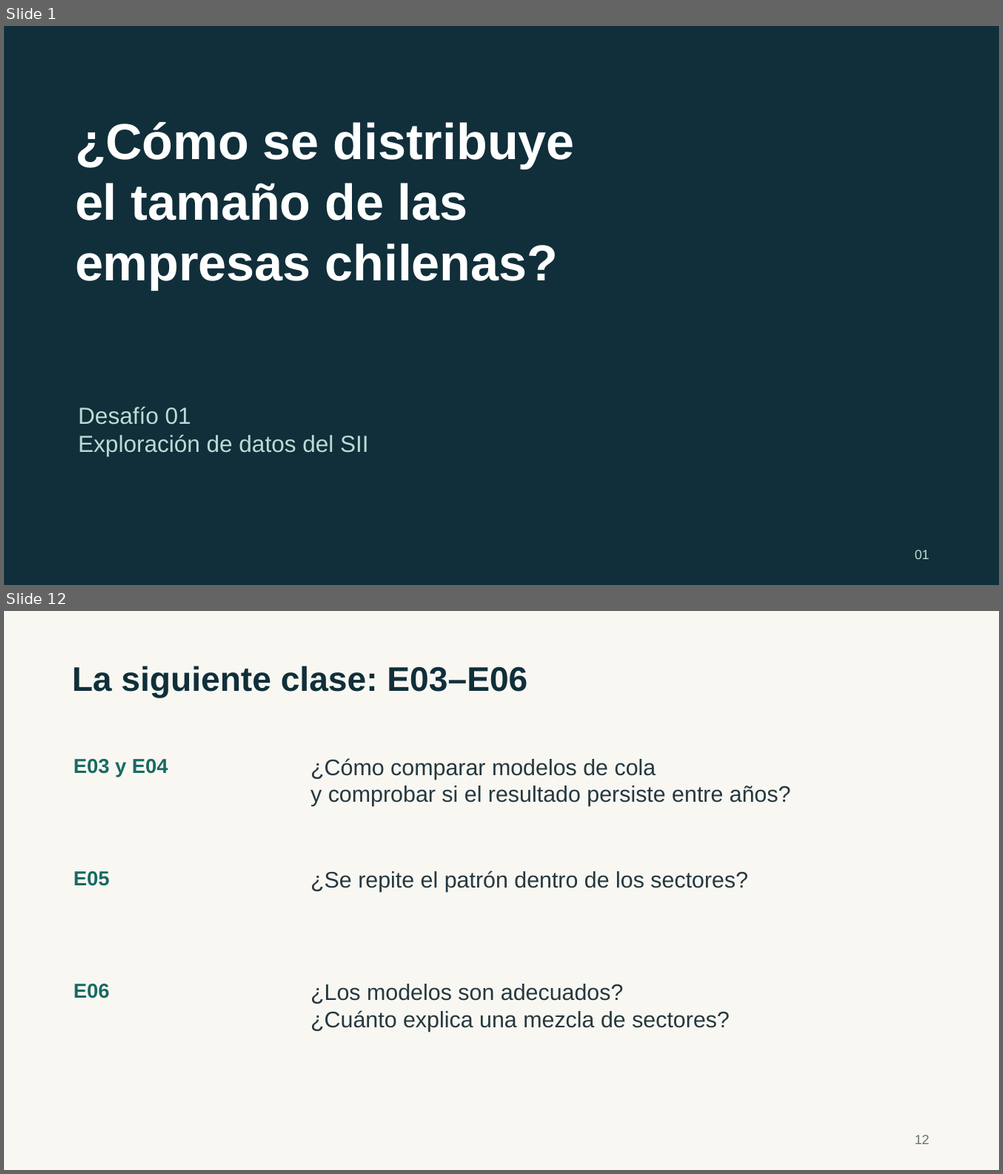
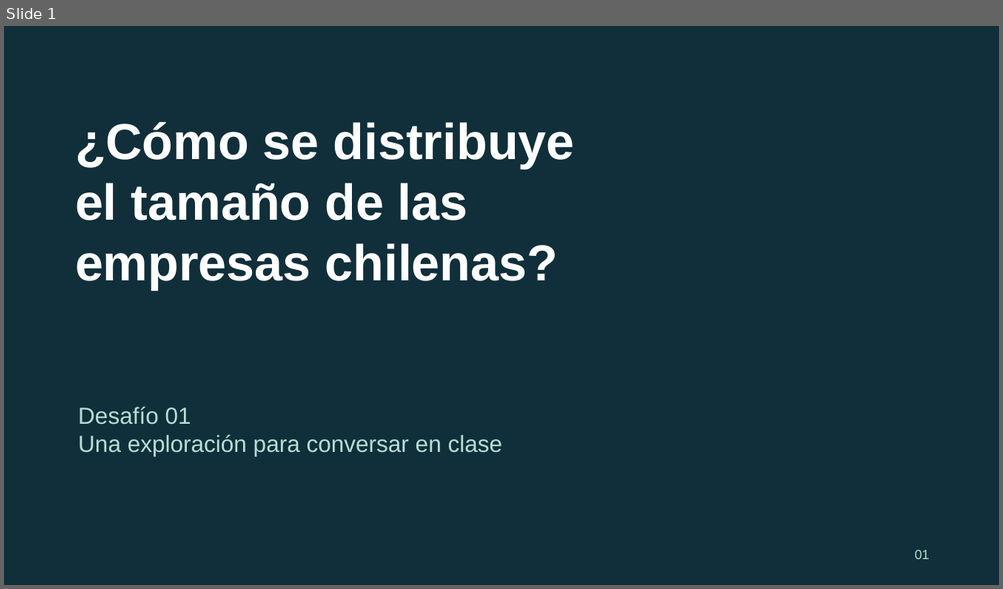
Before and after one commit to nicogarrido/complexity-economics-ai-curso, a slide deck: presentacion/Desafio_01_empresas_chilenas.pptx. Shown one above the other, each under a label of ours: slides 1 and 12 before the commit, slide 1 after it; the slides between them are not shown. The pictures are 1003x1174 and 1003x589 pixels, drawn with LibreOffice and Linux fonts; fonts in the diff are those of the drawing. Boxes give left, top, right and bottom in pixels: in the first picture for what was removed or moved away, otherwise in the second. Text is boxed around its words. In the diff, an @@ line names an element or a change of style, - is before the commit and + after.

Commit message:
Acorta la presentación y plantea una exploración sin evaluación

```diff
--- a/presentacion/Desafio_01_empresas_chilenas.pptx
+++ b/presentacion/Desafio_01_empresas_chilenas.pptx
@@ slide 12 removed at box(4, 611, 999, 1170), background #F8F7F2 @@
@@ text removed at box(72, 666, 527, 698) @@
-La siguiente clase: E03–E06
@@ text removed at box(74, 759, 168, 776) @@
-E03 y E04
@@ text removed at box(310, 758, 791, 806) @@
-¿Cómo comparar modelos de cola
-y comprobar si el resultado persiste entre años?
@@ text removed at box(74, 871, 110, 886) @@
-E05
@@ text removed at box(310, 871, 748, 892) @@
-¿Se repite el patrón dentro de los sectores?
@@ text removed at box(74, 984, 110, 999) @@
-E06
@@ text removed at box(310, 984, 729, 1032) @@
-¿Los modelos son adecuados?
-¿Cuánto explica una mezcla de sectores?
@@ text removed at box(914, 1135, 929, 1145) @@
-12
@@ slide 1 changed as well @@
@@ text at box(78, 435, 503, 457): text changed @@
-Exploración de datos del SII
+Una exploración para conversar en clase
```
Also in this commit, not shown: 4 other slides changed, 2 slides added, 6 other slides removed, 3 other files.
